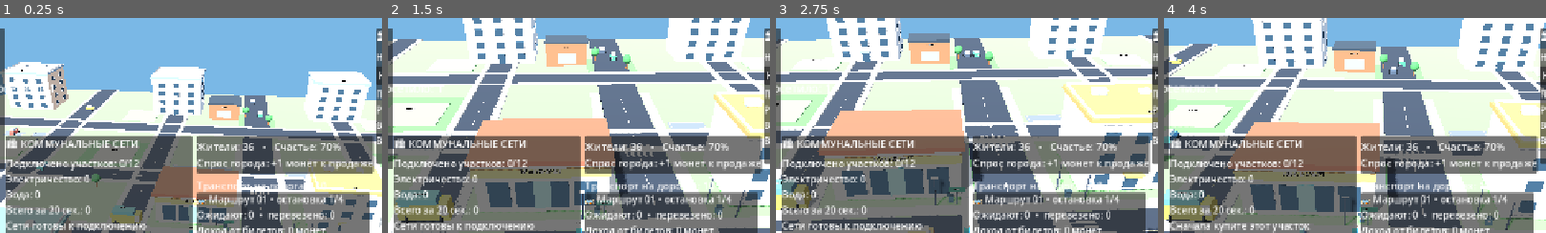
Above: before the commit, frames 1-4 (left to right).
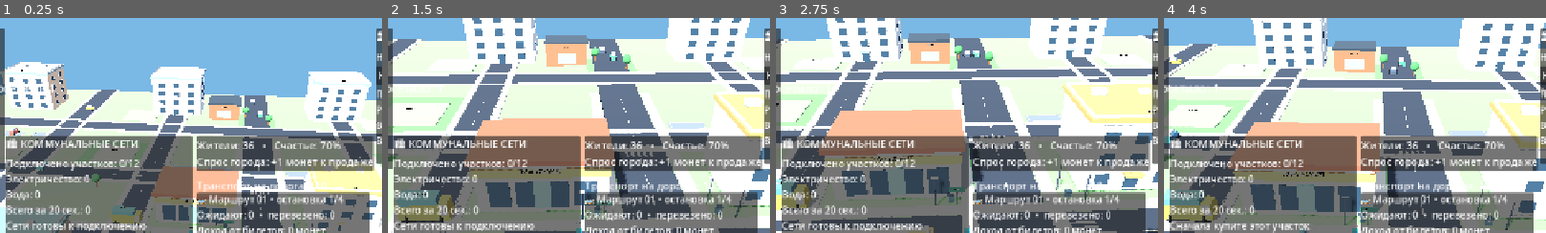
Above: after the commit, the same moments.

Repository: uchihabaha05-del/MINI-WORLD-TYCOON
Game: Godot game, scene res://scenes/Main.tscn
Same seed, same stepped clock (60 frames per second), same inputs: the game is played once before the commit and once after it.
Inputs (mouse positions are % of the whole screen's width and height, from its top left):
- Up to frame 1 (0.25 s): no input
- Up to frame 2 (1.5 s): move the mouse to (72, 45) at 0.52 s; hold D 0.53-1.28 s; click (72, 45) at 0.67 s; move the mouse to (30, 55) at 1.27 s; hold S from 1.28 s (still down)
- Up to frame 3 (2.75 s): move the mouse to (60, 28) at 2.02 s; release S at 2.03 s; hold D from 2.03 s (still down)
- Up to frame 4 (4 s): move the mouse to (45, 70) at 2.77 s; release D at 2.78 s; hold W 2.78-3.53 s; click (45, 70) at 2.92 s; move the mouse to (80, 65) at 3.52 s; hold A from 3.53 s (still down)
The pictures show only the part of the screen within x 25-75%, y 0-50%; the shares and areas given below are measured in that part.

The runs differ from the first frame. In frame 1, 2.2% of the frame differs, in the area x 51-98%, y 57-73%; in frame 2, 2.2%; in frame 3, 2.1%; in frame 4, 2.2%.

Commit message:
Refine compact mobile HUD spacing and panel sizing

Diff:
--- a/scripts/city_population.gd
+++ b/scripts/city_population.gd
@@ -47,7 +47,7 @@
 	add_child(layer)
 	var panel := PanelContainer.new()
 	panel.position = Vector2(650, 198)
-	panel.custom_minimum_size = Vector2(290, 62)
+	panel.custom_minimum_size = Vector2(290, 58)
 	layer.add_child(panel)
 	population_label = Label.new()
 	population_label.add_theme_font_size_override("font_size", 17)
